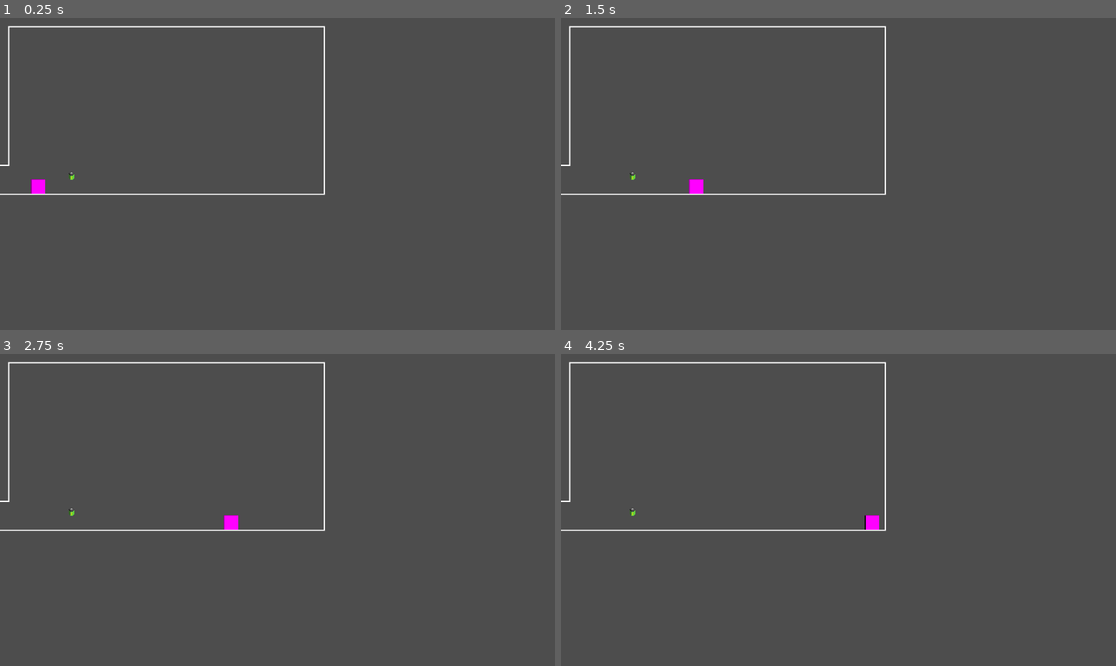
Above: before the commit, frames 1-4 (two rows, left to right).
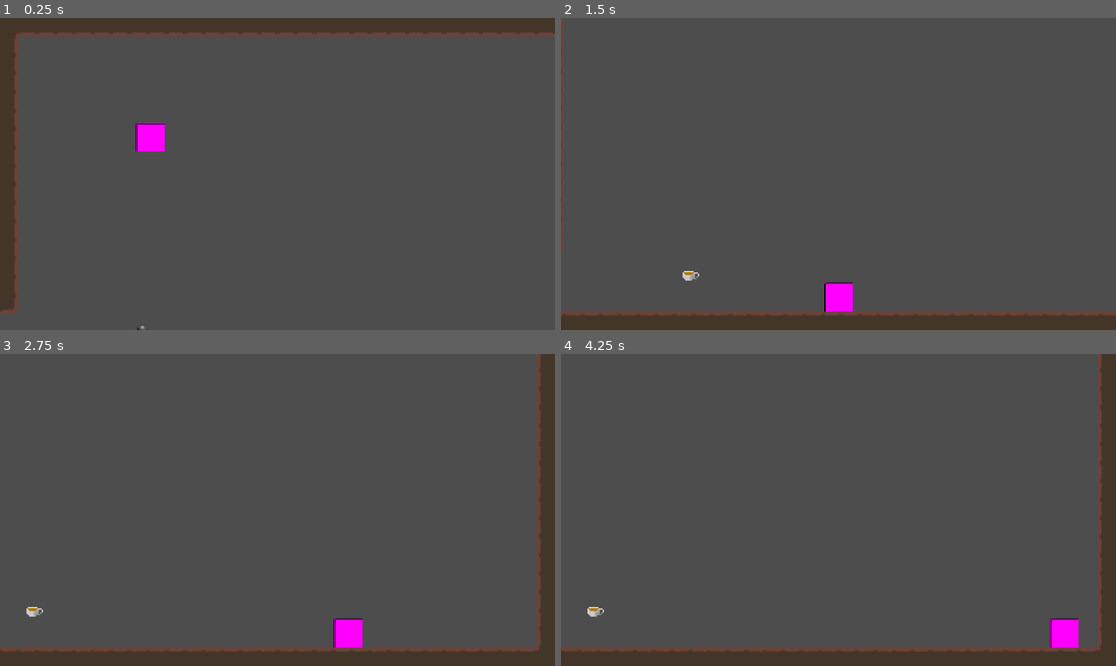
Above: after the commit, the same moments.

Repository: ashtherz/roots
Game: Godot game, scene res://scenes/platformer.tscn
Same seed, same stepped clock (60 frames per second), same inputs: the game is played once before the commit and once after it. This scene is started directly instead of the project's main scene.
Inputs (mouse positions are in pixels of both pictures, inside the frame that each line leads up to):
- Up to frame 1 (0.25 s): no input
- Up to frame 2 (1.5 s): move the mouse to (960, 158) at 0.52 s; hold Right (ui_right) from 0.53 s (still down); tap Z (Interact) at 0.6, 1.35 s; click (960, 158) at 0.67 s; tap Up (PlatformerJump) at 0.77 s; move the mouse to (727, 189) at 1.27 s
- Up to frame 3 (2.75 s): tap Up (PlatformerJump) at 1.52 s; move the mouse to (333, 441) at 2.02 s; release Right (ui_right) at 2.03 s; hold Left (ui_left) from 2.03 s (still down); tap Z (Interact) at 2.1 s
- Up to frame 4 (4.25 s): move the mouse to (810, 572) at 2.77 s; release Left (ui_left) at 2.78 s; hold Right (ui_right) from 2.78 s (still down); tap Z (Interact) at 2.85, 3.6 s; click (810, 572) at 2.92 s; tap Up (PlatformerJump) at 3.02, 3.77 s; move the mouse to (1005, 556) at 3.52 s

The runs differ from the first frame. In frame 1, 9.0% of the frame differs, in the area x 0-100%, y 0-100%; in frame 2, 7.3%; in frame 3, 9.9%; in frame 4, 9.9%.

Commit message:
Add camera and tileset

Diff:
--- a/game/project.godot
+++ b/game/project.godot
@@ -41,4 +41,5 @@
 
 [rendering]
 
+textures/canvas_textures/default_texture_filter=0
 rendering_device/driver.windows="d3d12"
--- a/game/scenes/platformer.tscn
+++ b/game/scenes/platformer.tscn
@@ -55,11 +55,14 @@
 [sub_resource type="ShaderMaterial" id="ShaderMaterial_2sk2l"]
 shader = ExtResource("3_85uu4")
 
+[sub_resource type="RectangleShape2D" id="RectangleShape2D_2sk2l"]
+size = Vector2(1152, 640)
+
 [node name="Platformer" type="Node2D" unique_id=1619893616]
 
 [node name="Player" type="CharacterBody2D" parent="." unique_id=497484441]
 unique_name_in_owner = true
-position = Vector2(131, 557)
+position = Vector2(260, 149)
 script = ExtResource("1_xxtnn")
 
 [node name="CollisionShape2D" type="CollisionShape2D" parent="Player" unique_id=720186370]
@@ -67,6 +70,14 @@
 
 [node name="Sprite2D" type="Sprite2D" parent="Player" unique_id=6445630]
 texture = SubResource("PlaceholderTexture2D_5m132")
+
+[node name="Camera2D" type="Camera2D" parent="Player" unique_id=210177395]
+position = Vector2(0, -100)
+zoom = Vector2(2, 2)
+limit_left = 0
+limit_top = 0
+limit_right = 1152
+limit_bottom = 640
 
 [node name="PlaceholderWall" type="Node2D" parent="." unique_id=1313653033]
 
@@ -139,5 +150,11 @@
 script = ExtResource("5_qcnyv")
 interactedSprite = ExtResource("6_qcnyv")
 
+[node name="CameraLimits" type="Area2D" parent="." unique_id=943959522]
+
+[node name="CollisionShape2D" type="CollisionShape2D" parent="CameraLimits" unique_id=485224578]
+position = Vector2(576, 320)
+shape = SubResource("RectangleShape2D_2sk2l")
+
 [connection signal="body_entered" from="Interactable/Area2D" to="Interactable/Sprite2D" method="_on_area_2d_body_entered"]
 [connection signal="body_exited" from="Interactable/Area2D" to="Interactable/Sprite2D" method="_on_area_2d_body_exited"]
Binary file changed: game/assets/sprites/tilesets/platformer_tileset.png
